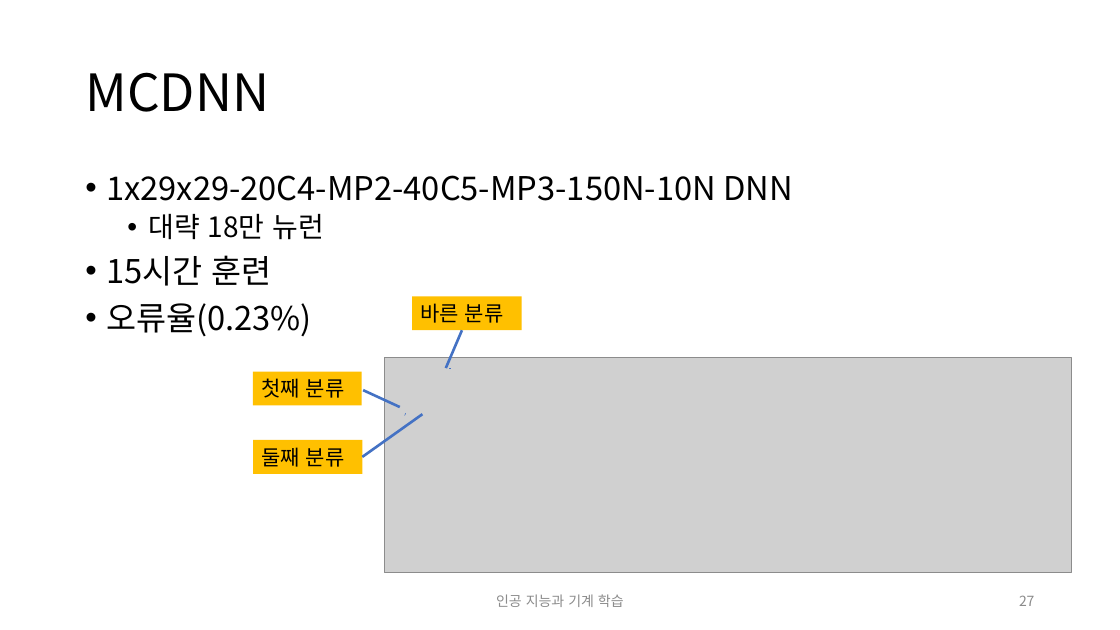
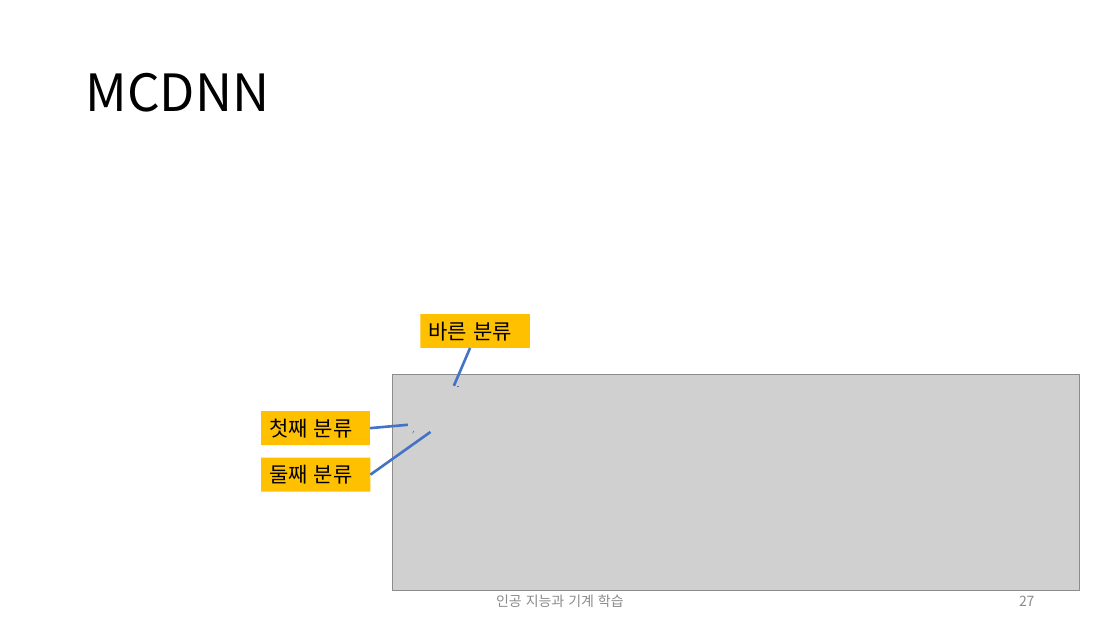
Before and after one commit to ggorr/MachineLearning, a slide deck: slide 27 of 인공 지능과 기계 학습.pptx. Drawn at 1120x630 pixels with LibreOffice and Linux fonts; fonts in the diff are those of the drawing; grey boxes stand for pictures. Boxes give left, top, right and bottom in pixels: in the first picture for what was removed or moved away, otherwise in the second. Text is boxed around its words. In the diff, an @@ line names an element or a change of style, - is before the commit and + after.

```diff
--- a/인공 지능과 기계 학습.pptx
+++ b/인공 지능과 기계 학습.pptx
@@ text removed at <box>106,175,793,336</box> @@
-• 1x29x29-20C4-MP2-40C5-MP3-150N-10N DNN
-  • 대략 18만 뉴런
-• 15시간 훈련
-• 오류율(0.23%)
@@ rectangle "바른 분류": place and size @@
-rectangle "바른 분류" at <box>413,297,522,330</box>
+rectangle "바른 분류" at <box>420,314,529,348</box>
@@ rectangle "첫째 분류": place and size @@
-rectangle "첫째 분류" at <box>253,371,361,405</box>
+rectangle "첫째 분류" at <box>261,412,370,445</box>
@@ line moved from (363, 390) - (400, 408) to (370, 429) - (408, 425) @@
@@ 4 lines, 1 picture, 1 rectangle: place and size @@
-4 lines, 1 picture, 1 rectangle at <box>253,330,1071,573</box>
+4 lines, 1 picture, 1 rectangle at <box>261,348,1080,591</box>
```
Also in this commit, not shown: 14 other slides changed.
